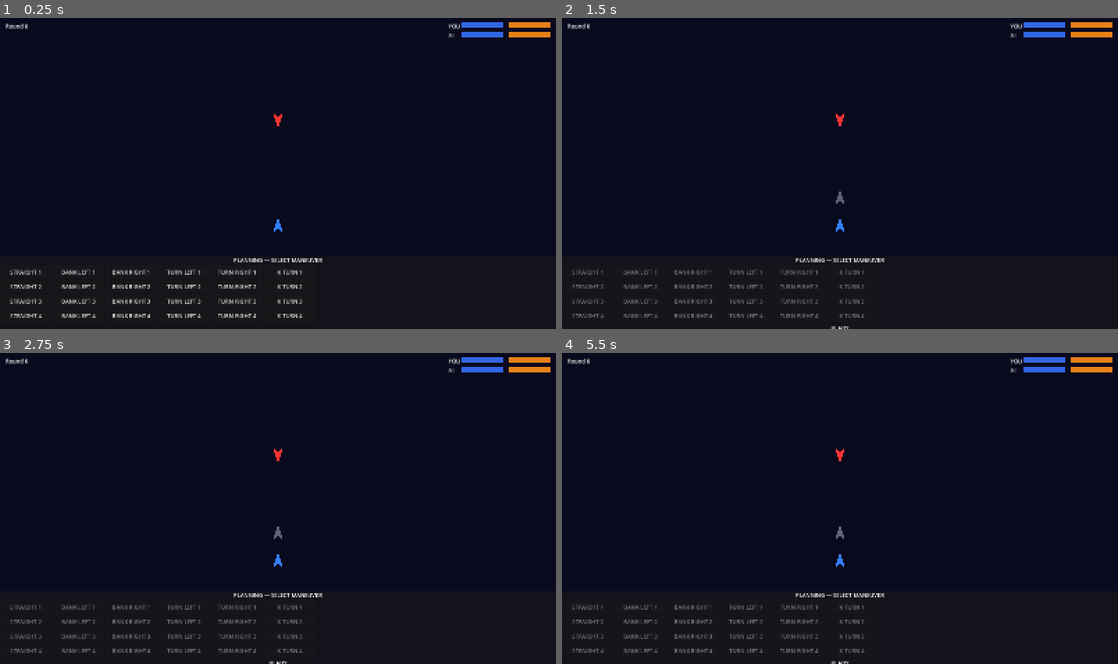
Above: before the commit, frames 1-4 (two rows, left to right).
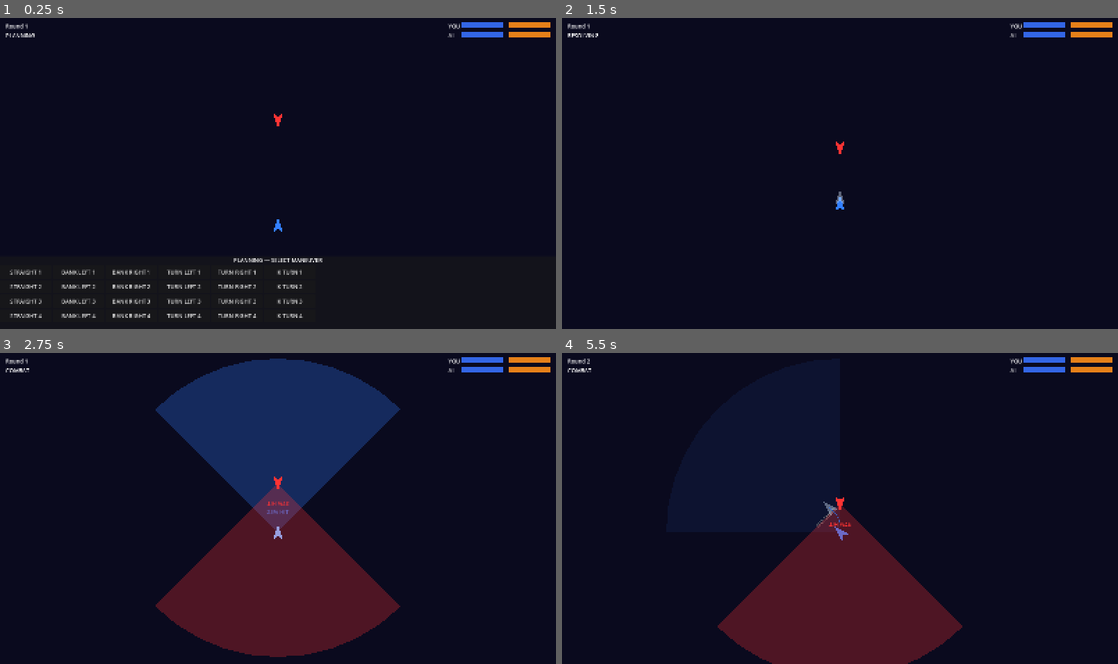
Above: after the commit, the same moments.

Repository: kavemankai/JaggedBuild
Game: Godot game, scene res://scenes/Main.tscn
Two runs of this game, one before a commit and one after it. Both use one fixed random seed, a clock stepped at 60 frames per second and the inputs below.
Inputs (mouse positions are in pixels of both pictures, inside the frame that each line leads up to):
- Up to frame 1 (0.25 s): no input
- Up to frame 2 (1.5 s): click "STRAIGHT 1" at 0.5 s; tap Enter at 1.25 s; move the mouse to (962, 157) at 1.27 s
- Up to frame 3 (2.75 s): tap Space at 2 s; move the mouse to (166, 524) at 2.02 s
- Up to frame 4 (5.5 s): tap Enter at 2.75 s; move the mouse to (895, 440) at 2.77 s; move the mouse to (812, 570) at 3.52 s; click (639, 608) at 4.25 s, where only the run after the commit has a clickable "BANK LEFT 1"; tap Space at 5 s; move the mouse to (1006, 555) at 5.02 s

The runs differ from the first frame. In frame 1, less than 0.1% of the frame differs, in the area x 1-7%, y 1-7%; in frame 2, 1.9%; in frame 3, 28%, in the area x 1-72%, y 1-100%; in frame 4, 14%.
Error before the commit: Parse Error: Cannot infer the type of "player_dead" variable because the value doesn't have a set type. (res://scripts/RoundManager.gd:63)

Commit message:
fix: resolve Variant inference errors in Ship.gd and RoundManager.gd
Explicit float type on lerp() call in _build_arc_polygon (lerp returns
Variant in GDScript type system). Cast ships[] elements to Ship in
_evaluate so is_destroyed resolves as bool.

Co-Authored-By: Claude Sonnet 4.6 <noreply@anthropic.com>

Diff:
--- a/scripts/RoundManager.gd
+++ b/scripts/RoundManager.gd
@@ -60,8 +60,8 @@
 
 	await get_tree().create_timer(0.3).timeout
 
-	var player_dead := ships.size() > 0 and ships[0].is_destroyed
-	var ai_dead := ships.size() > 1 and ships[1].is_destroyed
+	var player_dead: bool = ships.size() > 0 and (ships[0] as Ship).is_destroyed
+	var ai_dead: bool = ships.size() > 1 and (ships[1] as Ship).is_destroyed
 
 	if player_dead and ai_dead:
 		_end_game("MUTUAL DESTRUCTION", Color.WHITE)
--- a/scripts/Ship.gd
+++ b/scripts/Ship.gd
@@ -36,7 +36,7 @@
 	pts.append(Vector2.ZERO)
 	for i in range(11):
 		var t := float(i) / 10.0
-		var angle := lerp(deg_to_rad(-45.0), deg_to_rad(45.0), t)
+		var angle: float = lerp(deg_to_rad(-45.0), deg_to_rad(45.0), t)
 		pts.append(Vector2(0.0, -1.0).rotated(angle) * ManeuverSystem.MAX_RANGE)
 	_firing_arc.polygon = pts
 	_firing_arc.color = Color(accent_color.r, accent_color.g, accent_color.b, 0.12)
